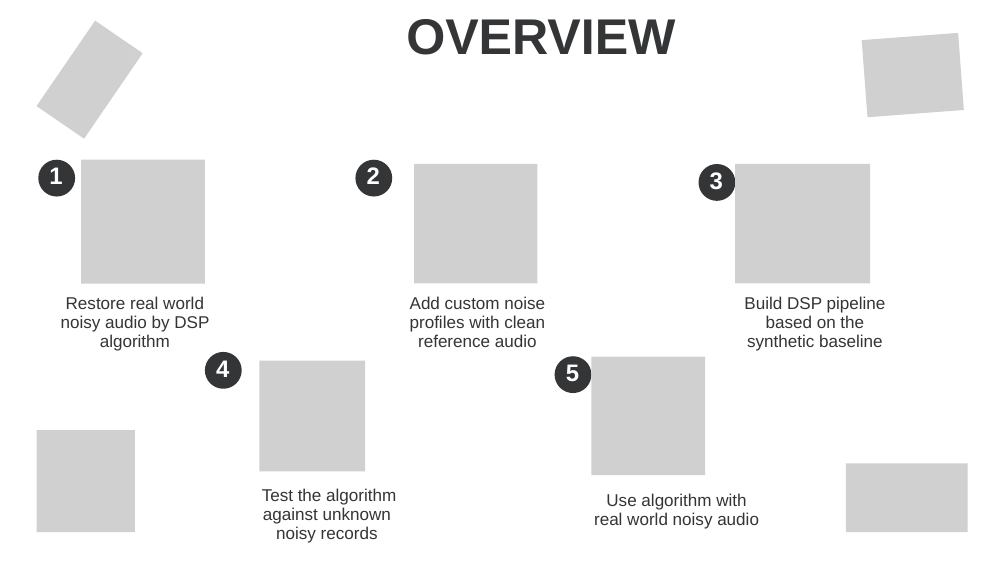
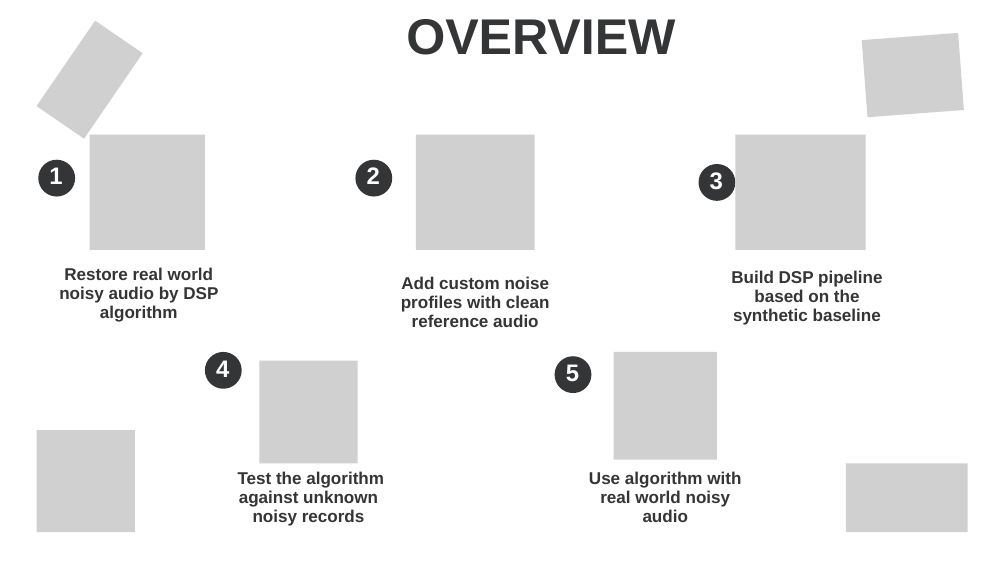
Before and after one commit to sotheasokea/audio_noise_reduction, a slide deck: slide 4 of 4_presentation/G02_slides.pptx. Drawn at 1008x567 pixels with LibreOffice and Linux fonts; fonts in the diff are those of the drawing; grey boxes stand for pictures. Boxes give left, top, right and bottom in pixels: in the first picture for what was removed or moved away, otherwise in the second. Text is boxed around its words. In the diff, an @@ line names an element or a change of style, - is before the commit and + after.

```diff
--- a/4_presentation/G02_slides.pptx
+++ b/4_presentation/G02_slides.pptx
@@ picture: place and size @@
-picture at (81, 160, 205, 284)
+picture at (90, 135, 205, 250)
@@ picture: place and size @@
-picture at (414, 164, 537, 283)
+picture at (416, 135, 535, 250)
@@ picture: place and size @@
-picture at (735, 164, 870, 283)
+picture at (735, 135, 865, 250)
@@ bold on in 5 elements at (401, 276, 550, 327), (238, 471, 384, 526), (589, 471, 741, 522), (731, 270, 882, 325), (59, 267, 218, 322) @@
@@ text "Restore real world noisy audio ...": place and size @@
-text "Restore real world noisy audio ..." at (61, 296, 209, 351)
+text "Restore real world noisy audio ..." at (59, 267, 218, 322)
@@ text "Build DSP pipeline based on ...": place and size @@
-text "Build DSP pipeline based on ..." at (744, 296, 886, 351)
+text "Build DSP pipeline based on ..." at (731, 270, 882, 325)
@@ text "Add custom noise profiles with ...": place and size @@
-text "Add custom noise profiles with ..." at (410, 296, 545, 347)
+text "Add custom noise profiles with ..." at (401, 276, 550, 327)
@@ picture: place and size @@
-picture at (591, 357, 705, 475)
+picture at (613, 352, 717, 460)
@@ picture: place and size @@
-picture at (259, 360, 365, 471)
+picture at (259, 360, 357, 463)
@@ text "Test the algorithm against unknown ...": place and size @@
-text "Test the algorithm against unknown ..." at (262, 488, 396, 543)
+text "Test the algorithm against unknown ..." at (238, 471, 384, 526)
@@ text "Use algorithm with real world ...": place and size @@
-text "Use algorithm with real world ..." at (594, 493, 759, 529)
+text "Use algorithm with real world ..." at (589, 471, 741, 522)
```
Also in this commit, not shown: 9 other slides changed, 1 other file.
